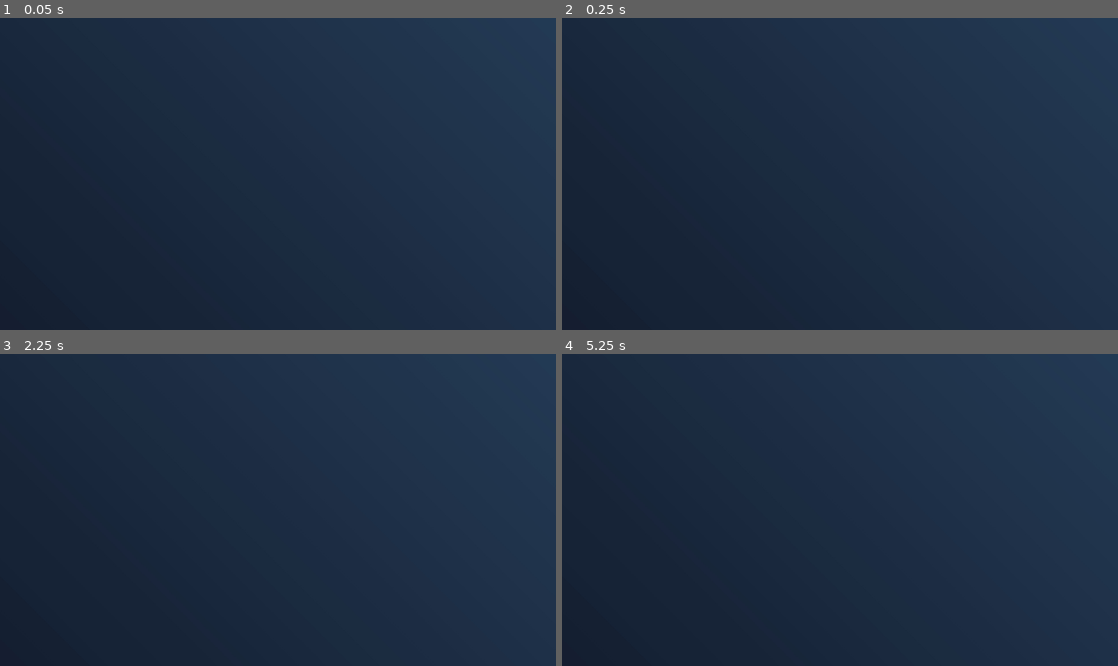
Above: before the commit, frames 1-4 (two rows, left to right).
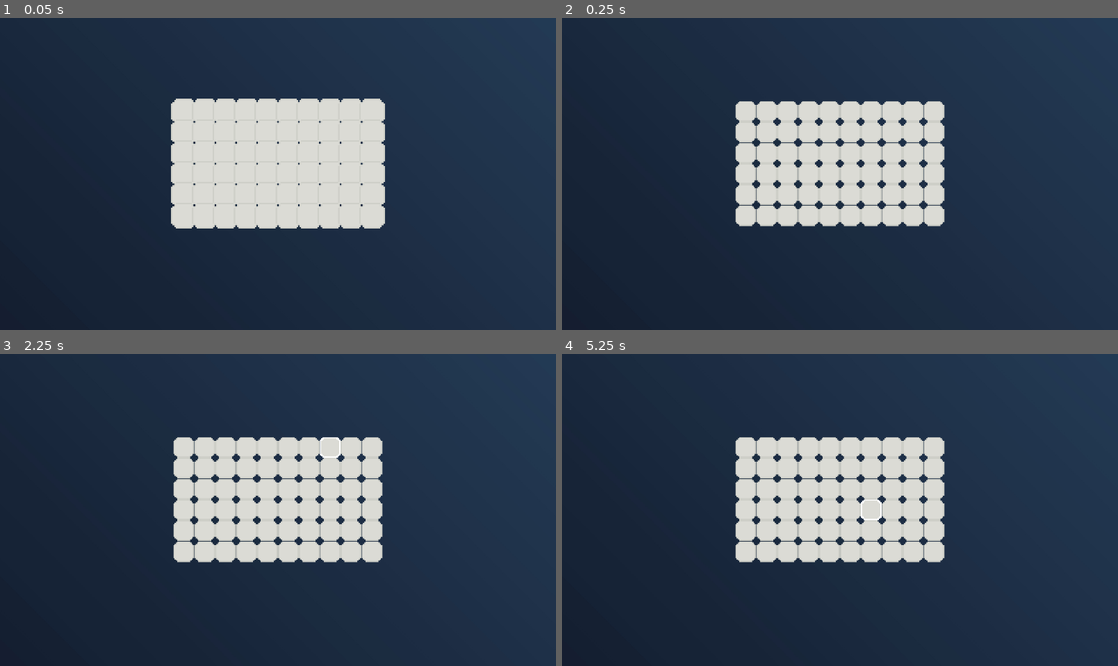
Above: after the commit, the same moments.

Repository: AurelinkZ/color-blocks
Game: Godot game, scene res://Scenes/level_editor.tscn
Two runs of this game, one before a commit and one after it. Both use one fixed random seed, a clock stepped at 60 frames per second and the inputs below. This scene is started directly instead of the project's main scene.
Inputs (mouse positions are in pixels of both pictures, inside the frame that each line leads up to):
- Up to frame 1 (0.05 s): no input
- Up to frame 2 (0.25 s): no input
- Up to frame 3 (2.25 s): tap Enter at 0.5, 2 s; move the mouse to (400, 494) at 0.52 s; click (400, 494) at 0.67 s; tap Space at 1.25 s; move the mouse to (166, 525) at 1.27 s; click (166, 525) at 1.42 s; move the mouse to (333, 441) at 2.02 s; click (333, 441) at 2.17 s
- Up to frame 4 (5.25 s): tap Space at 2.75, 4.25 s; move the mouse to (812, 572) at 2.77 s; click (812, 572) at 2.92 s; tap Enter at 3.5 s; move the mouse to (1006, 556) at 3.52 s; click (1006, 556) at 3.67 s; move the mouse to (673, 463) at 4.27 s; click (673, 463) at 4.42 s; move the mouse to (867, 510) at 5.02 s; click (867, 510) at 5.17 s

The runs differ from the first frame. In frame 1, 16% of the frame differs, in the area x 30-70%, y 25-68%; in frame 2, 14%; in frame 3, 14%; in frame 4, 14%.

Commit message:
Refactor grid editor, add level editor scripts
Move and implement editor scripts under Scripts/, wire LevelEditor scene to the new script, and unify block sizing. Deleted Scenes/grid_view_editor.gd and renamed its UID to Scripts/grid_view_editor.gd.uid. Added Scripts/grid_view_editor.gd (implements setup_new_grid_view, block_clicked signal) and Scripts/level_editor.gd (initializes grid and grid view). Updated Scenes/level_editor.tscn to reference the new Scripts/level_editor.gd and Scripts/grid_view_editor.gd. Introduced BLOCK_SIZE constant in Scripts/game_assets.gd and updated Scripts/grid_view.gd to use GameAssets.BLOCK_SIZE instead of a local constant.

Diff:
--- a/Scenes/grid_view_editor.gd
+++ /dev/null
@@ -1,3 +0,0 @@
-extends Node2D
-
-# TODO complete the script for the view of the editor
--- a/Scenes/level_editor.tscn
+++ b/Scenes/level_editor.tscn
@@ -1,10 +1,12 @@
 [gd_scene format=3 uid="uid://covooqoakenry"]
 
+[ext_resource type="Script" uid="uid://c1xtep06j7u3u" path="res://Scripts/level_editor.gd" id="1_rot6e"]
 [ext_resource type="Texture2D" uid="uid://bb2mc31ucm2v0" path="res://Assets/background_image_dark_blue.jpg" id="1_s1b0e"]
 [ext_resource type="Script" uid="uid://ccjjuwgmob3tg" path="res://grid_editor.gd" id="2_n1xa8"]
-[ext_resource type="Script" uid="uid://c8uvco2omhky" path="res://Scenes/grid_view_editor.gd" id="3_n1xa8"]
+[ext_resource type="Script" uid="uid://c8uvco2omhky" path="res://Scripts/grid_view_editor.gd" id="3_n1xa8"]
 
 [node name="LevelEditor" type="Node2D" unique_id=2050058702]
+script = ExtResource("1_rot6e")
 
 [node name="BackgroundSprite" type="Sprite2D" parent="." unique_id=139108953]
 position = Vector2(212.99998, 119.99998)
--- a/Scripts/game_assets.gd
+++ b/Scripts/game_assets.gd
@@ -1,6 +1,8 @@
 # Singleton to access all the assets of the game.
 # Useful to get all
 extends Node
+
+
 
 const COLOR_SELECTOR_TEXTURES = {
 	Color.BLUE: [preload("res://Assets/ColorSelector/blue_selector.png"), preload("res://Assets/ColorSelector/blue_selector_selected.png")],
@@ -16,6 +18,7 @@
 	Color.GREEN: preload("res://Assets/Blocks/green_block.png")
 }
 
+const BLOCK_SIZE = 16
 const TEXTURE_BLOCKS = {
 	Color.RED: preload("res://Assets/new_blocks/new_red_block.png"),
 	Color.BLUE: preload("res://Assets/new_blocks/new_blue_block.png"),
--- a/Scripts/grid_view.gd
+++ b/Scripts/grid_view.gd
@@ -1,7 +1,6 @@
 extends Node2D
 
 const BLOCK_SCENE = preload("res://Scenes/block.tscn")
-const BLOCK_SIZE = 16
 
 # SFX
 const PITCH_STEP: float = 0.03
@@ -30,13 +29,13 @@
 	width = grid_width
 	height = grid_height
 	var viewport_size = get_viewport_rect().size
-	var offset_x = (viewport_size.x - ((grid_width - 1 ) * BLOCK_SIZE)) / 2 # centered horizontally
-	var offset_y = (viewport_size.y - (grid_height * BLOCK_SIZE)) / 2 # centered vertically
+	var offset_x = (viewport_size.x - ((grid_width - 1 ) * GameAssets.BLOCK_SIZE)) / 2 # centered horizontally
+	var offset_y = (viewport_size.y - (grid_height * GameAssets.BLOCK_SIZE)) / 2 # centered vertically
 	for y in grid_height:
 		for x in grid_width:
 			var new_block = BLOCK_SCENE.instantiate()
 			# Position
-			new_block.position = Vector2(offset_x + x * BLOCK_SIZE, offset_y + y * BLOCK_SIZE)
+			new_block.position = Vector2(offset_x + x * GameAssets.BLOCK_SIZE, offset_y + y * GameAssets.BLOCK_SIZE)
 			var cell_pos = Vector2i(x, y)
 			new_block.set_cell(cell_pos)
 			grid_view[Vector2i(x, y)] = new_block
--- /dev/null
+++ b/Scripts/grid_view_editor.gd
@@ -0,0 +1,29 @@
+extends Node2D
+
+const BLOCK = preload("res://Scenes/block.tscn")
+const BLOCK_TEXTURES = GameAssets.TEXTURE_BLOCKS
+
+signal block_clicked(cell: Vector2i)
+
+var width: int
+var height: int
+var grid_view: Dictionary[Vector2i, Color]
+
+func setup_new_grid_view(grid: Dictionary, grid_width: int, grid_height: int):
+	width = grid_width
+	height = grid_height
+	var viewport_size = get_viewport_rect().size
+	var offset_x = (viewport_size.x - ((grid_width - 1 ) * GameAssets.BLOCK_SIZE)) / 2 # centered horizontally
+	var offset_y = (viewport_size.y - (grid_height * GameAssets.BLOCK_SIZE)) / 2 # centered vertically
+	for y in height:
+		for x in width:
+			var new_block = BLOCK.instantiate()
+			new_block.position.x = (offset_x + GameAssets.BLOCK_SIZE * x)
+			new_block.position.y = (offset_y + GameAssets.BLOCK_SIZE * y)
+			new_block.block_clicked.connect(_on_block_clicked)
+			new_block.set_color_first(grid[Vector2i(x, y)], BLOCK_TEXTURES)
+			grid_view[Vector2i(x, y)] = grid[Vector2i(x, y)]
+			add_child(new_block)
+
+func _on_block_clicked(cell: Vector2i):
+	block_clicked.emit(cell)
--- /dev/null
+++ b/Scripts/level_editor.gd
@@ -0,0 +1,11 @@
+extends Node2D
+
+var initial_width = 10
+var initial_height = 7
+
+@onready var grid_editor = $GridEditor
+@onready var grid_view_editor = $GridViewEditor
+
+func _ready() -> void:
+	grid_editor.setup_initial_grid()
+	grid_view_editor.setup_new_grid_view(grid_editor.grid, grid_editor.width, grid_editor.height)
Renamed: Scenes/grid_view_editor.gd.uid -> Scripts/grid_view_editor.gd.uid
Not shown, added: Scripts/level_editor.gd.uid
